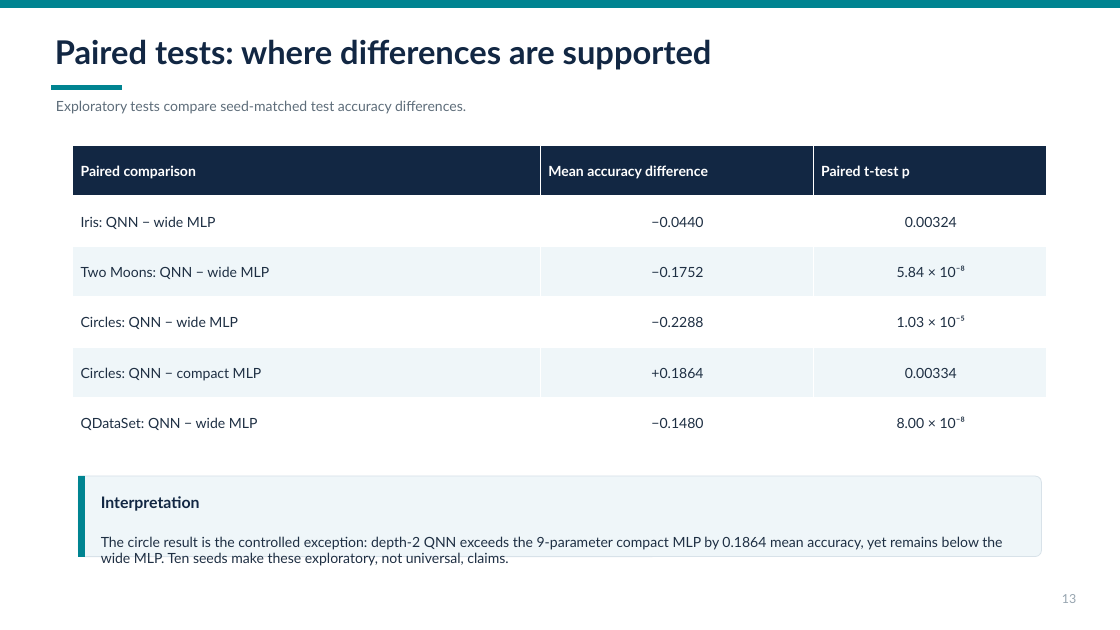
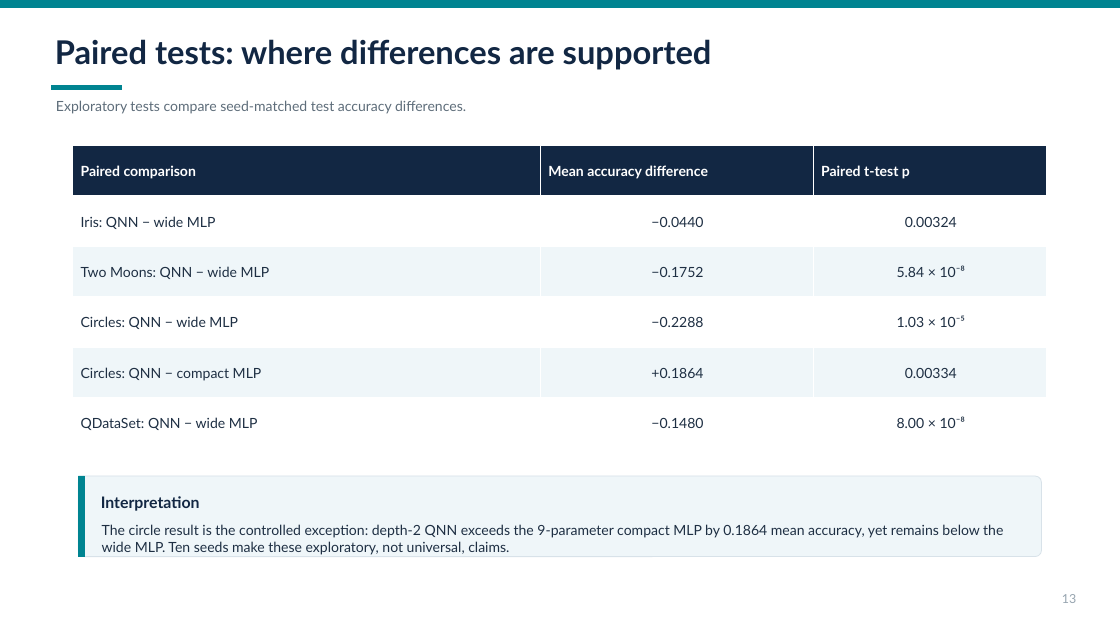
Before and after one commit to BIJJUDAMA/Qubit-vs-Neuron, a slide deck: slide 16 of qubit_vs_neuron.pptx. Drawn at 1120x630 pixels with LibreOffice and Linux fonts; fonts in the diff are those of the drawing. Boxes give left, top, right and bottom in pixels: in the first picture for what was removed or moved away, otherwise in the second. Text is boxed around its words. In the diff, an @@ line names an element or a change of style, - is before the commit and + after.

Commit message:
feat: update ppt layout

```diff
--- a/qubit_vs_neuron.pptx
+++ b/qubit_vs_neuron.pptx
@@ text "The circle result is the ...": place and size @@
-text "The circle result is the ..." at [101,536,1002,566]
+text "The circle result is the ..." at [102,524,1003,555]
```
Also in this commit, not shown: 1 other slide changed.
